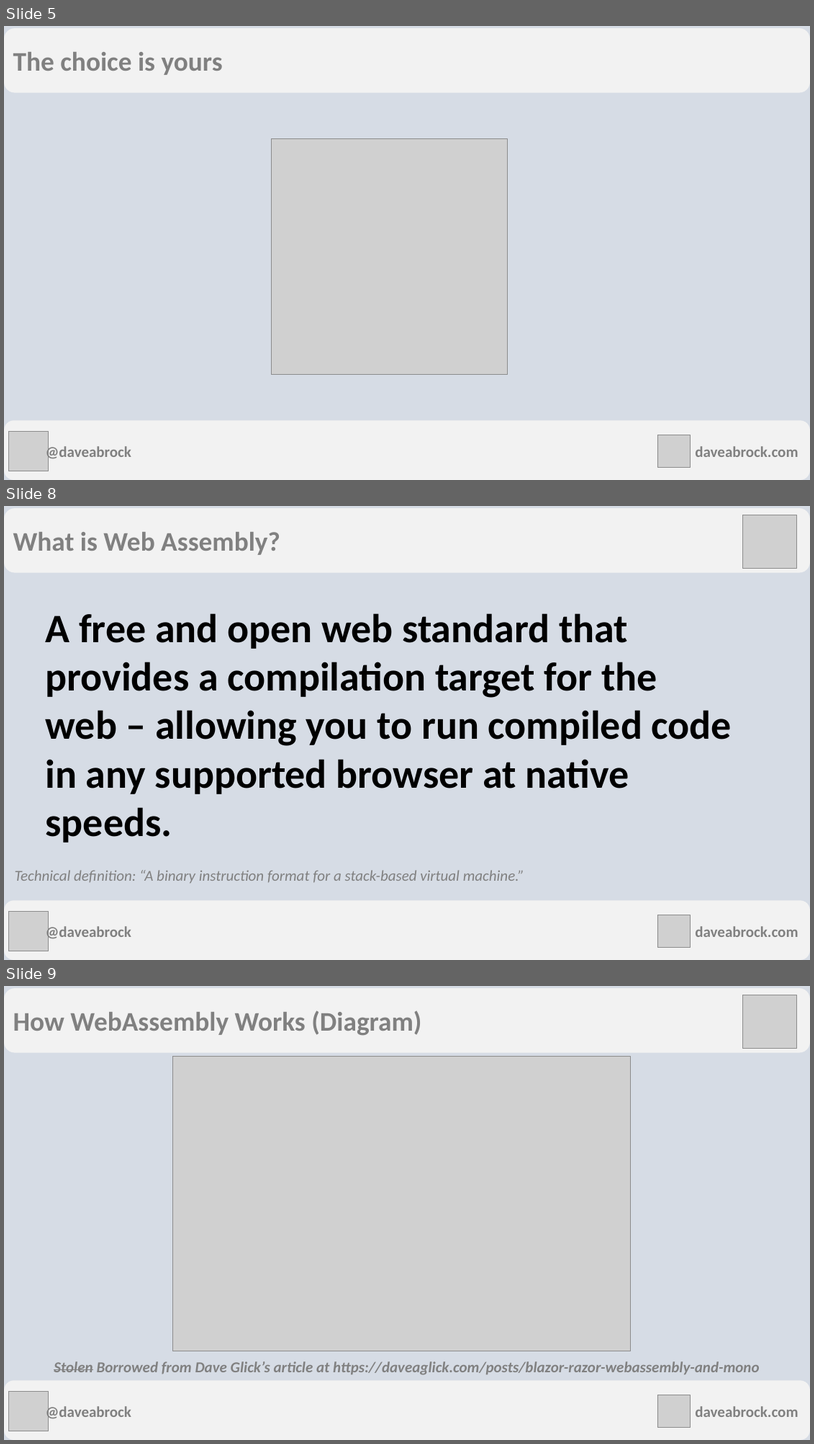
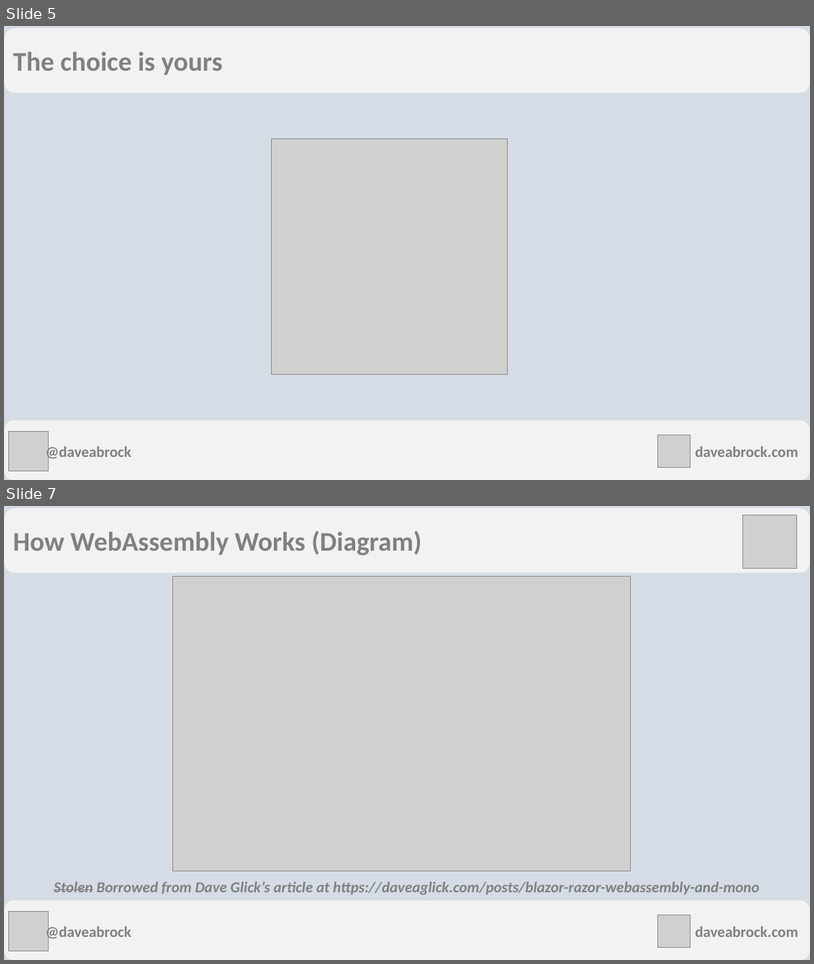
Before and after one commit to daveabrock/csharp-everywhere, a slide deck: slides/C# Everywhere with Blazor.pptx. Shown one above the other, each under a label of ours: slides 5, 8 and 9 before the commit, slides 5 and 7 after it; the slides between them are not shown. The pictures are 814x1444 and 814x964 pixels, drawn with LibreOffice and Linux fonts; fonts in the diff are those of the drawing; grey boxes stand for pictures. Boxes give left, top, right and bottom in pixels: in the first picture for what was removed or moved away, otherwise in the second. Text is boxed around its words. In the diff, an @@ line names an element or a change of style, - is before the commit and + after.

```diff
--- a/slides/C# Everywhere with Blazor.pptx
+++ b/slides/C# Everywhere with Blazor.pptx
@@ slide 8 removed at box(4, 506, 810, 960), background #D6DCE5 @@
@@ rounded rectangle removed at box(4, 508, 810, 573) @@
-What is Web Assembly?
@@ picture removed at box(743, 515, 797, 569) @@
@@ text removed at box(46, 613, 732, 842) @@
-A free and open web standard that provides a compilation target for the web – allowing you to run compiled code in any supported browser at native speeds.
@@ text removed at box(15, 870, 525, 883) @@
-Technical definition: “A binary instruction format for a stack-based virtual machine.”
@@ rounded rectangle removed at box(4, 901, 810, 960) @@
@@ picture removed at box(9, 911, 49, 951) @@
@@ picture removed at box(658, 914, 691, 947) @@
@@ text removed at box(46, 924, 131, 941) @@
-@daveabrock
@@ text removed at box(695, 926, 798, 937) @@
-daveabrock.com
@@ what was slide 9 is now slide 7 @@
```
Also in this commit, not shown: 3 slides changed, 1 other slide removed.
